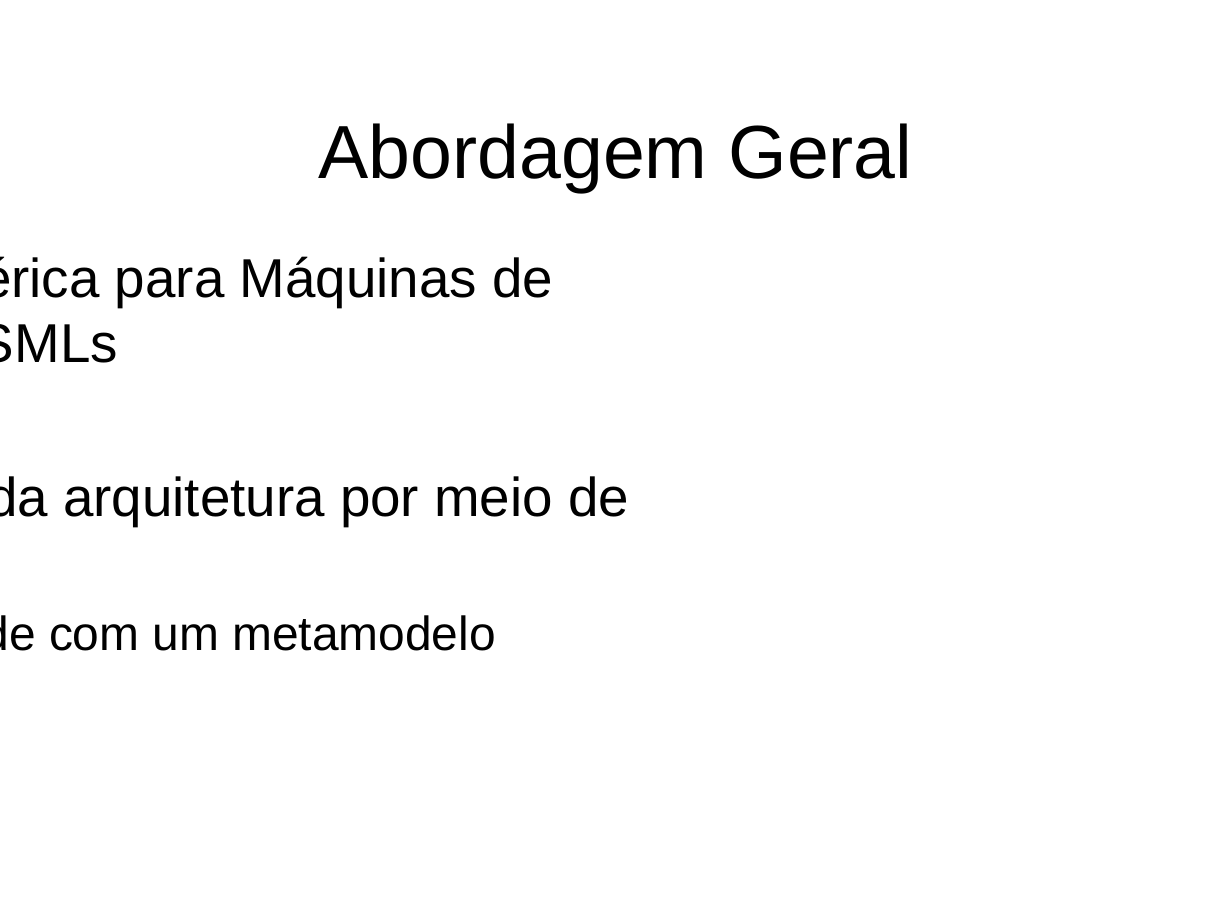
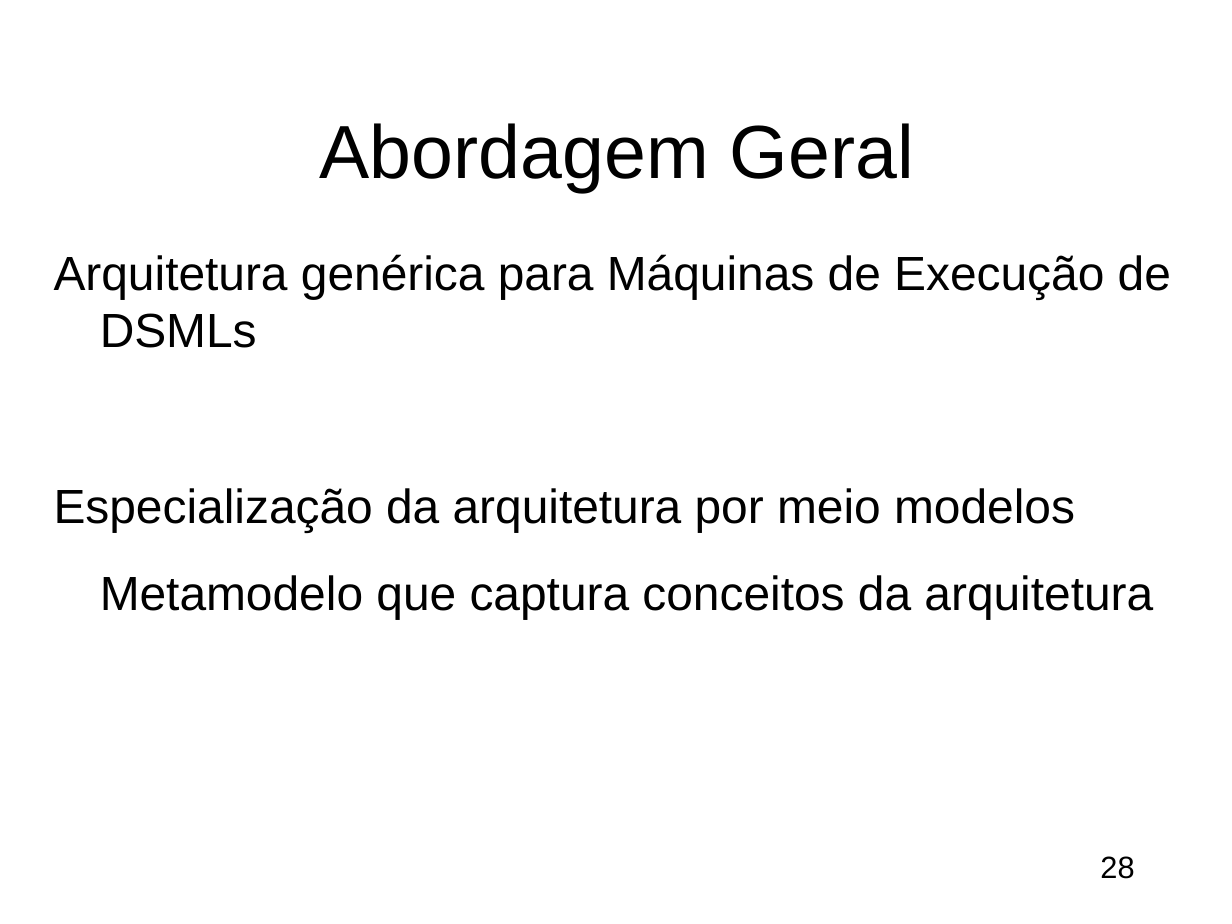
Before and after one commit to gcms/ncb, a slide deck: slide 28 of dissertacao/ApresentacaoGustavo.pptx (slide 20 before the commit). Drawn at 1232x924 pixels with LibreOffice and Linux fonts; fonts in the diff are those of the drawing; background and template pictures are left out. Boxes give left, top, right and bottom in pixels: in the first picture for what was removed or moved away, otherwise in the second. Text is boxed around its words. In the diff, an @@ line names an element or a change of style, - is before the commit and + after.

```diff
--- a/dissertacao/ApresentacaoGustavo.pptx
+++ b/dissertacao/ApresentacaoGustavo.pptx
@@ text "Arquitetura genérica para Máquinas de ...": place and size @@
-text "Arquitetura genérica para Máquinas de ..." at (0,256,629,651)
+text "Arquitetura genérica para Máquinas de ..." at (54,254,1171,619)
@@ text at (54,254,1171,348): size 32 to 28 pt in "Arquitetura genérica para Máquinas de Execução de ..."; bullet • to none; more space between paragraphs @@
@@ text at (54,488,1153,619): text changed; size 32 to 28 pt @@
-• Especialização da arquitetura por meio de modelos
-  • Em conformidade com um metamodelo
+Especialização da arquitetura por meio modelos
+Metamodelo que captura conceitos da arquitetura
@@ page number added at (1100,856,1134,879), 18 pt, text #000000 @@
+28
```
Also in this commit, not shown: 23 other slides changed, 96 slides added, 15 slides removed, 2 other files.
